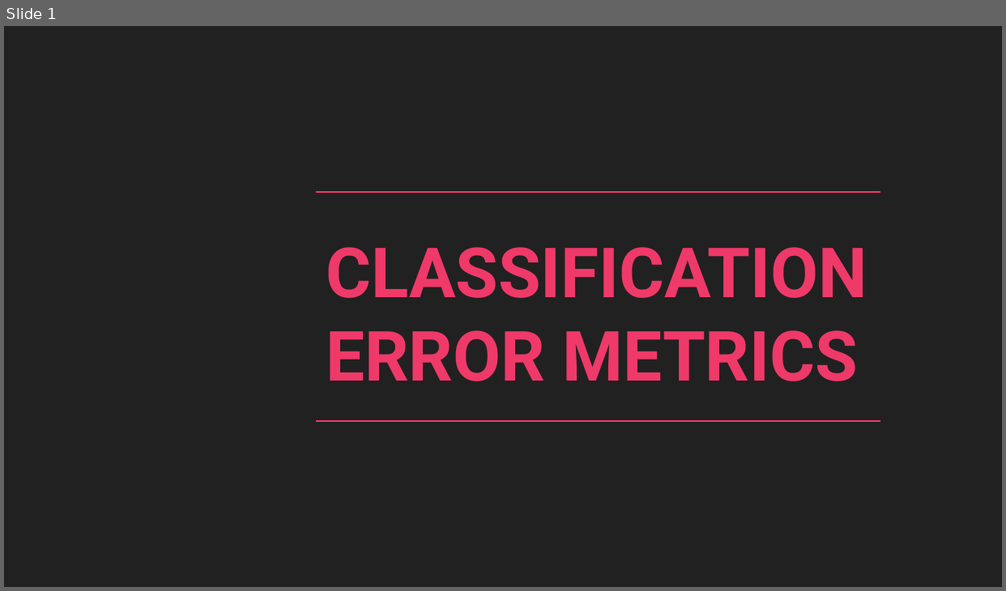
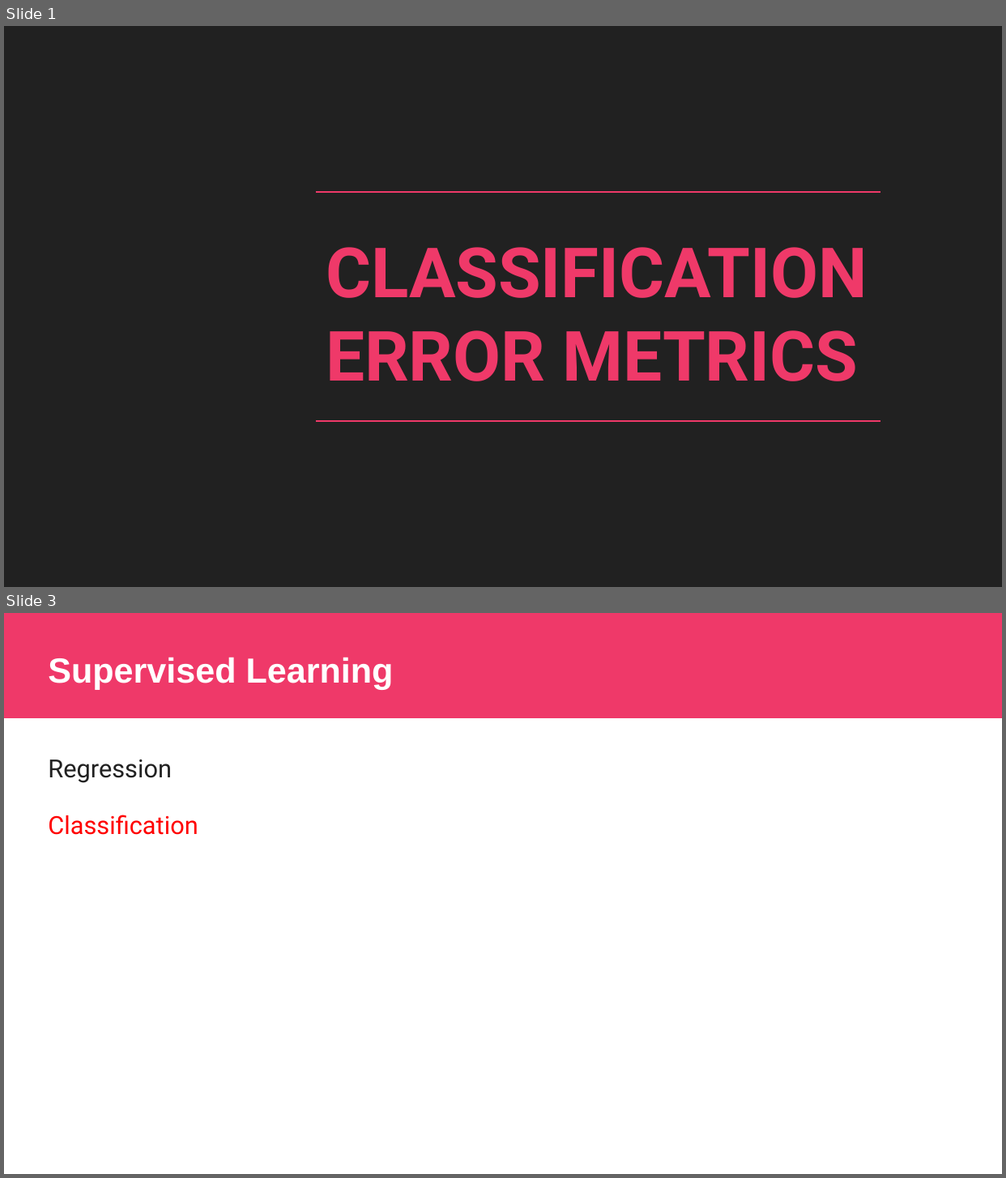
Before and after one commit to javediahmed/misc, a slide deck: Classification_Error_Metrics.pptx. Shown one above the other, each under a label of ours: slide 1 before the commit, slides 1 and 3 after it; the slides between them are not shown. The pictures are 1006x591 and 1006x1178 pixels, drawn with LibreOffice and Linux fonts; fonts in the diff are those of the drawing; background and template pictures are left out. Boxes give left, top, right and bottom in pixels: in the first picture for what was removed or moved away, otherwise in the second. Text is boxed around its words. In the diff, an @@ line names an element or a change of style, - is before the commit and + after.

```diff
--- a/Classification_Error_Metrics.pptx
+++ b/Classification_Error_Metrics.pptx
@@ slide 3 added at [4, 613, 1002, 1174], background #FFFFFF @@
@@ rectangle added at [4, 613, 1002, 719], fill #EF3969 @@
@@ title added at [48, 657, 394, 690], 25.2 pt, text #FFFFFF, bold @@
+Supervised Learning
@@ text added at [48, 760, 198, 835], 18 pt, text #FF0000 @@
+Regression
+Classification
```
Also in this commit, not shown: 1 slide changed, 18 other slides added, 1 slide removed.
